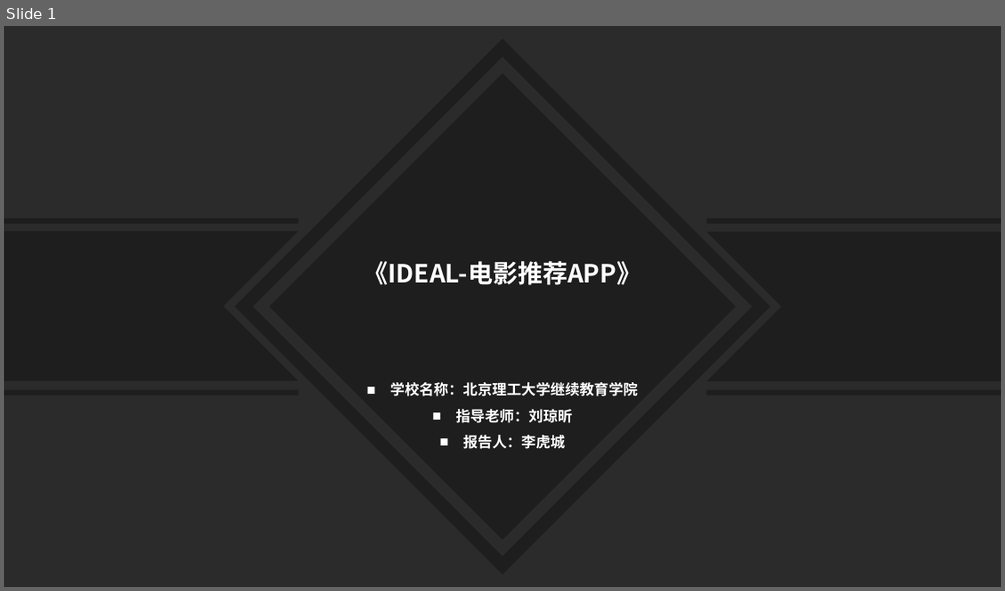
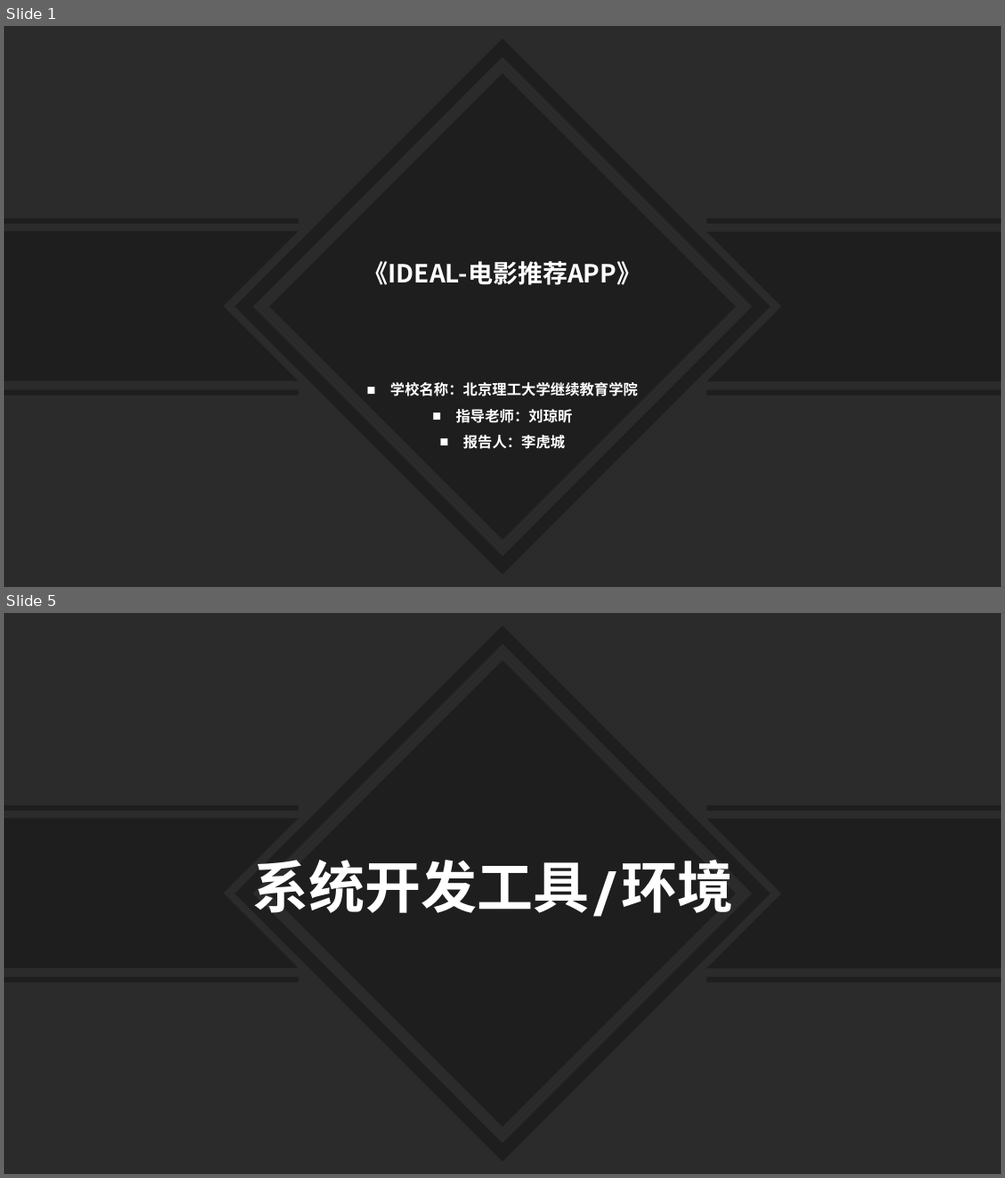
Before and after one commit to lhch102/doc, a slide deck: 夜本毕设资料/夜大本科论文/李虎城-IDEAL-答辩PPT.pptx. Shown one above the other, each under a label of ours: slide 1 before the commit, slides 1 and 5 after it; the slides between them are not shown. The pictures are 1005x591 and 1005x1178 pixels, drawn with LibreOffice and Linux fonts; fonts in the diff are those of the drawing; background and template pictures are left out; a plain dark background stands for a picture behind light text. Boxes give left, top, right and bottom in pixels: in the first picture for what was removed or moved away, otherwise in the second. Text is boxed around its words. In the diff, an @@ line names an element or a change of style, - is before the commit and + after.

```diff
--- a/夜本毕设资料/夜大本科论文/李虎城-IDEAL-答辩PPT.pptx
+++ b/夜本毕设资料/夜大本科论文/李虎城-IDEAL-答辩PPT.pptx
@@ slide 5 added at [4, 613, 1001, 1174], background picture (left out); not listed: 8 template elements that a slide beside it also shows @@
@@ text added at [252, 860, 733, 916], 54 pt, text #FFFFFF, bold @@
+系统开发工具/环境
```
Also in this commit, not shown: 13 slides changed, 9 other slides added, 3 other files.
